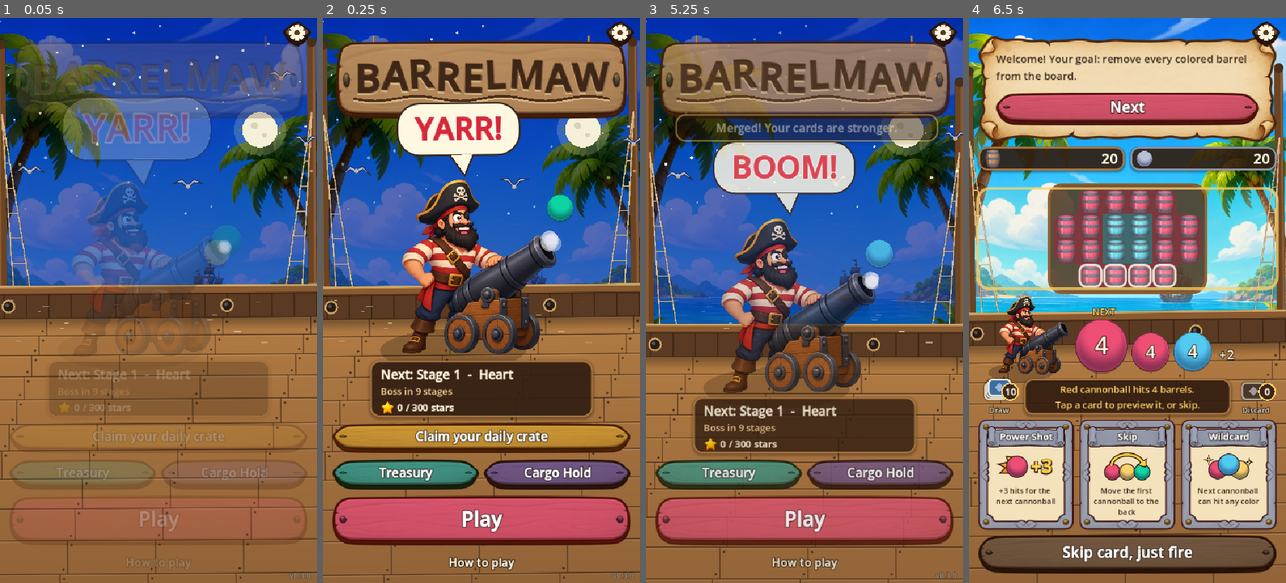
Above: before the commit, frames 1-4 (left to right).
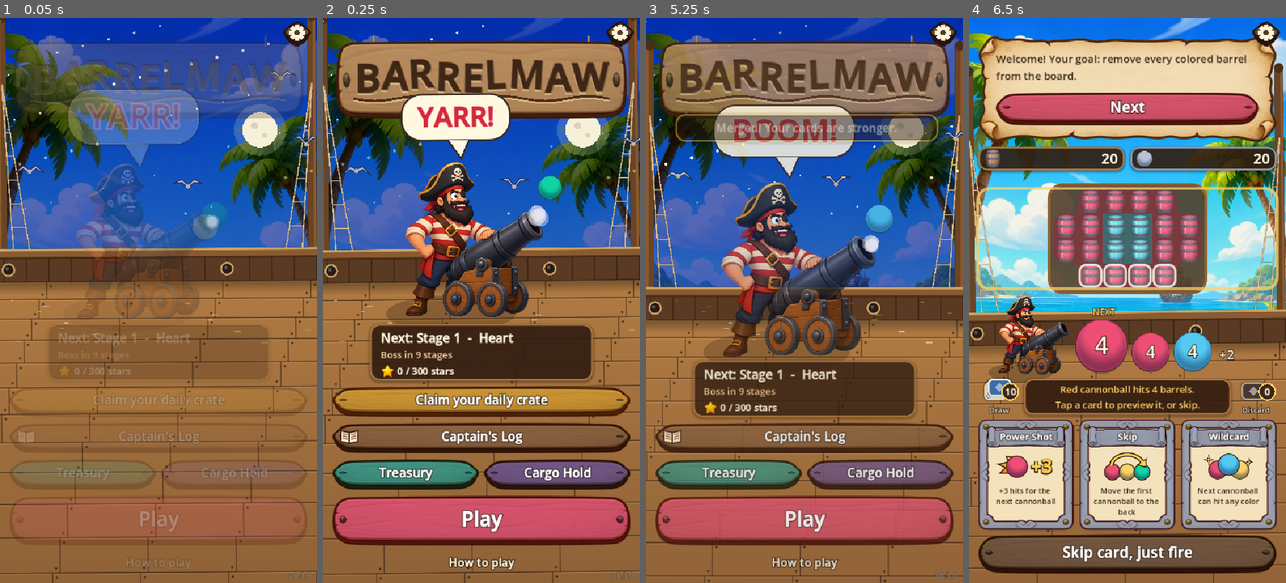
Above: after the commit, the same moments.

Repository: ihsanmahendra/barrelmaw
Game: Godot game, scene res://scenes/main.tscn
Same seed, same stepped clock (60 frames per second), same inputs: the game is played once before the commit and once after it.
Inputs (mouse positions are in pixels of both pictures, inside the frame that each line leads up to):
- Up to frame 1 (0.05 s): no input
- Up to frame 2 (0.25 s): no input
- Up to frame 3 (5.25 s): click "Claim your daily crate" at 0.5 s; tap Enter at 1.25 s; move the mouse to (874, 272) at 1.27 s; click (874, 272) at 1.42 s; drag from (741, 328) to (788, 413) at 2.02 s; click (804, 323) at 2.75 s; click "Merge all (1)" at 3.5 s; click "Back" at 4.25 s; click "Menu" at 5 s
- Up to frame 4 (6.5 s): click "Play" at 5.75 s

The runs differ from the first frame. In frame 1, 30% of the frame differs, in the area x 0-100%, y 0-100%; in frame 2, 36%; in frame 3, 35%; in frame 4, nothing differs.

Commit message:
Captain's Log: picture album with page rewards
design/gdd/album.md (design commit 7cf5814). 100 pictures on 10 pages from a new menu
button; cleared pictures show their best stars and open the stage pop-up. A cleared page
pays 100 Doubloons, a page with 30 stars an Ironbound Chest, each once and claimed by
tapping; a red dot marks a waiting reward. Existing saves can claim what they earned.
Economy effect not simulated.

Co-Authored-By: Claude Sonnet 5.5 <noreply@anthropic.com>

Diff:
--- /dev/null
+++ b/prototype/scripts/core/album.gd
@@ -0,0 +1,76 @@
+class_name Album
+extends RefCounted
+## The Captain's Log (design/gdd/album.md): the 100 pictures on 10 pages. A page with every stage cleared
+## pays Doubloons, a page with every star pays a chest; each once, claimed by tapping. Pure rules on the
+## pack state (Collection) and the best stars per stage.
+
+const PAGE_SIZE: int = 10
+const COMPLETE_DOUBLOONS: int = 100
+const MASTER_CHEST: String = "iron"  # Ironbound Chest
+const KINDS: Array = ["complete", "mastered"]
+
+
+static func pages() -> int:
+	return int(ceil(Stages.TOTAL / float(PAGE_SIZE)))
+
+
+## Stage indexes (0-based) shown on a page (0-based).
+static func stages_on(page: int) -> Array:
+	var out: Array = []
+	for i in range(page * PAGE_SIZE, mini((page + 1) * PAGE_SIZE, Stages.TOTAL)):
+		out.append(i)
+	return out
+
+
+static func cleared_count(page: int, best_stars: Array) -> int:
+	var n := 0
+	for i in stages_on(page):
+		if int(best_stars[i]) > 0:
+			n += 1
+	return n
+
+
+static func star_count(page: int, best_stars: Array) -> int:
+	var n := 0
+	for i in stages_on(page):
+		n += int(best_stars[i])
+	return n
+
+
+static func earned(page: int, kind: String, best_stars: Array) -> bool:
+	if kind == "complete":
+		return cleared_count(page, best_stars) == stages_on(page).size()
+	return star_count(page, best_stars) == stages_on(page).size() * 3
+
+
+static func key(page: int, kind: String) -> String:
+	return "album_%s_%d" % [kind, page]
+
+
+static func claimed(st: Dictionary, page: int, kind: String) -> bool:
+	return st["claimed"].has(key(page, kind))
+
+
+static func claimable(st: Dictionary, page: int, kind: String, best_stars: Array) -> bool:
+	return earned(page, kind, best_stars) and not claimed(st, page, kind)
+
+
+## True when any page has a reward waiting.
+static func waiting(st: Dictionary, best_stars: Array) -> bool:
+	for page in pages():
+		for kind in KINDS:
+			if claimable(st, page, kind, best_stars):
+				return true
+	return false
+
+
+## Pays a page reward. Returns false when it is not earned or already paid.
+static func claim(st: Dictionary, page: int, kind: String, best_stars: Array) -> bool:
+	if not claimable(st, page, kind, best_stars):
+		return false
+	st["claimed"][key(page, kind)] = true
+	if kind == "complete":
+		st["doubloons"] = int(st["doubloons"]) + COMPLETE_DOUBLOONS
+	else:
+		Packs.grant(st, MASTER_CHEST)
+	return true
--- /dev/null
+++ b/prototype/scripts/ui/album_screen.gd
@@ -0,0 +1,207 @@
+class_name AlbumScreen
+extends RefCounted
+## The Captain's Log screen: page tabs, a grid of pictures and the page rewards. The screen manager
+## (main.gd) provides the shared helpers, so `m` is left untyped on purpose.
+
+const NIGHT_PLATE := Color("22305c")
+const DAY_PLATE := Color("6b4a2f")
+
+var m  # the screen manager (main.gd)
+var page: int = 0
+
+
+func _init(main) -> void:
+	m = main
+
+
+## The page to open: the first with a reward waiting, else the one with the next stage to play.
+func default_page() -> int:
+	var stars := SaveData.best_stars()
+	for p in Album.pages():
+		for kind in Album.KINDS:
+			if Album.claimable(SaveData.pack_state(), p, kind, stars):
+				return p
+	return SaveData.highest_unlocked() / Album.PAGE_SIZE
+
+
+func show(p: int = -1) -> void:
+	page = default_page() if p < 0 else clampi(p, 0, Album.pages() - 1)
+	var stars := SaveData.best_stars()
+	var box: VBoxContainer = m._new_screen(6)
+	var ribbon := RibbonLabel.new("Captain's Log", 38)
+	ribbon.custom_minimum_size = Vector2(0, 84)
+	box.add_child(ribbon)
+	box.add_child(_tabs(stars))
+
+	var panel := PanelContainer.new()
+	panel.add_theme_stylebox_override("panel", UiKit.parchment_style())
+	panel.size_flags_vertical = Control.SIZE_EXPAND_FILL
+	box.add_child(panel)
+	var inner := VBoxContainer.new()
+	inner.add_theme_constant_override("separation", 6)
+	panel.add_child(inner)
+	var first: int = Album.stages_on(page)[0]
+	inner.add_child(m._label("Page %d - stages %d to %d" % [page + 1, first + 1, first + Album.stages_on(page).size()], 20, UiKit.INK, HORIZONTAL_ALIGNMENT_CENTER, true, false))
+	var scroll := DragScroll.new()
+	scroll.size_flags_vertical = Control.SIZE_EXPAND_FILL
+	scroll.custom_minimum_size = Vector2(0, 150)
+	inner.add_child(scroll)
+	var grid := GridContainer.new()
+	grid.columns = 3
+	grid.size_flags_horizontal = Control.SIZE_EXPAND_FILL
+	grid.add_theme_constant_override("h_separation", 8)
+	grid.add_theme_constant_override("v_separation", 8)
+	scroll.add_child(grid)
+	for i in Album.stages_on(page):
+		grid.add_child(_tile(i, int(stars[i])))
+	scroll.wire(grid)
+
+	box.add_child(_rewards(stars))
+	var back: Button = m._button("Back", m.show_menu, m.WOOD)
+	back.size_flags_horizontal = Control.SIZE_SHRINK_CENTER
+	back.custom_minimum_size = Vector2(240, 54)
+	box.add_child(back)
+
+
+func _tabs(stars: Array) -> HBoxContainer:
+	var row := HBoxContainer.new()
+	row.add_theme_constant_override("separation", 4)
+	for p in Album.pages():
+		var b := Button.new()
+		b.text = str(p + 1)
+		b.focus_mode = Control.FOCUS_NONE
+		b.size_flags_horizontal = Control.SIZE_EXPAND_FILL
+		b.custom_minimum_size = Vector2(0, 46)
+		b.add_theme_font_override("font", UiKit.bold_font())
+		b.add_theme_font_size_override("font_size", 18)
+		var fill := Color("ef476f") if p == page else (NIGHT_PLATE if p * Album.PAGE_SIZE >= Stages.NIGHT_START else DAY_PLATE)
+		var sb := UiKit.panel_style(fill, Color.WHITE if p == page else Color("3a1f12"), 3, 10)
+		for state in ["normal", "hover", "pressed", "focus"]:
+			b.add_theme_stylebox_override(state, sb)
+		for state in ["font_color", "font_hover_color", "font_pressed_color"]:
+			b.add_theme_color_override(state, UiKit.CREAM)
+		b.pressed.connect(func() -> void:
+			m.sfx.play("click")
+			show(p))
+		for kind in Album.KINDS:
+			if Album.claimable(SaveData.pack_state(), p, kind, stars):
+				m._add_red_dot(b)
+				break
+		row.add_child(b)
+	return row
+
+
+## One picture: shown in color with its best stars once cleared, else a dark silhouette.
+func _tile(index: int, best: int) -> Button:
+	var b := Button.new()
+	b.focus_mode = Control.FOCUS_NONE
+	b.custom_minimum_size = Vector2(0, 112)  # ten pictures fit a 540 x 960 screen
+	b.size_flags_horizontal = Control.SIZE_EXPAND_FILL
+	for state in ["normal", "hover", "pressed", "disabled", "focus"]:
+		b.add_theme_stylebox_override(state, StyleBoxEmpty.new())
+	b.set_meta("stage", index)
+	b.set_meta("stars", best)
+	b.draw.connect(_draw_tile.bind(b, index, best))
+	b.pressed.connect(func() -> void:
+		if best > 0:
+			m.sfx.play("click", 1.1)
+			m._open_popup(index)
+		else:
+			m.sfx.play("click", 0.6)
+			m._toast("Clear stage %d to add its picture." % (index + 1)))
+	return b
+
+
+func _draw_tile(b: Button, index: int, best: int) -> void:
+	var night := Stages.is_night(index)
+	var cleared := best > 0
+	var sb := StyleBoxFlat.new()
+	if night:
+		sb.bg_color = NIGHT_PLATE if cleared else Color(0.13, 0.18, 0.36, 0.45)
+	else:
+		sb.bg_color = Color("fbf0d4") if cleared else Color(0.55, 0.4, 0.25, 0.22)
+	sb.set_corner_radius_all(12)
+	sb.set_border_width_all(5 if best == 3 else 3)
+	sb.border_color = Color("e0a020") if best == 3 else (Color("8a5a30") if cleared else Color(0.45, 0.32, 0.2, 0.5))
+	b.draw_style_box(sb, Rect2(Vector2.ZERO, b.size))
+	var rows: Array = Stages.picture(index)["rows"]
+	var w := 0
+	for r in rows:
+		w = maxi(w, String(r).length())
+	var area := Vector2(b.size.x - 20.0, 54.0)
+	var cs := minf(area.x / w, area.y / rows.size())
+	var origin := Vector2((b.size.x - w * cs) / 2.0, 8.0 + (area.y - rows.size() * cs) / 2.0)
+	var shadow := Color(0.7, 0.75, 0.9, 0.28) if night else Color(0.27, 0.19, 0.13, 0.7)
+	for y in rows.size():
+		for x in String(rows[y]).length():
+			var ch := String(rows[y])[x]
+			if ch == ".":
+				continue
+			var col := GameData.color_of(ch) if cleared else shadow
+			b.draw_rect(Rect2(origin + Vector2(x, y) * cs, Vector2(cs, cs)).grow(-0.5), col)
+	var font := UiKit.bold_font()
+	var ink := UiKit.CREAM if night else UiKit.INK
+	var name: String = String(Stages.picture(index)["name"]) if cleared else "Stage %d" % (index + 1)
+	var fs := 15
+	while font.get_string_size(name, HORIZONTAL_ALIGNMENT_LEFT, -1, fs).x > b.size.x - 12.0 and fs > 10:
+		fs -= 1
+	var tw := font.get_string_size(name, HORIZONTAL_ALIGNMENT_LEFT, -1, fs).x
+	b.draw_string(font, Vector2((b.size.x - tw) / 2.0, 79.0), name, HORIZONTAL_ALIGNMENT_LEFT, -1, fs, ink)
+	if cleared:
+		for k in 3:
+			var at := Vector2(b.size.x / 2.0 + (k - 1) * 24.0, 96.0)
+			if k < best:
+				UiKit.draw_star(b, at, 10.0, UiKit.GOLD, Color("a8651a"))
+			else:
+				UiKit.draw_star(b, at, 10.0, Color(0.15, 0.1, 0.07, 0.55), Color(0.55, 0.45, 0.3, 0.8))
+	else:
+		var note := "not cleared"
+		var nw := font.get_string_size(note, HORIZONTAL_ALIGNMENT_LEFT, -1, 13).x
+		b.draw_string(font, Vector2((b.size.x - nw) / 2.0, 98.0), note, HORIZONTAL_ALIGNMENT_LEFT, -1, 13, Color(ink, 0.75))
+
+
+## The page's two rewards: progress, or a button to claim.
+func _rewards(stars: Array) -> PanelContainer:
+	var plate := PanelContainer.new()
+	plate.add_theme_stylebox_override("panel", UiKit.panel_style(Color(0.2, 0.12, 0.07, 0.94), Color("a8743f"), 3, 14))
+	var rows := VBoxContainer.new()
+	rows.add_theme_constant_override("separation", 6)
+	plate.add_child(rows)
+	var total: int = Album.stages_on(page).size()
+	rows.add_child(_reward_row("complete", "Page cleared %d / %d" % [Album.cleared_count(page, stars), total],
+		"%d Doubloons" % Album.COMPLETE_DOUBLOONS, Album.cleared_count(page, stars) / float(total), stars))
+	rows.add_child(_reward_row("mastered", "Stars %d / %d" % [Album.star_count(page, stars), total * 3],
+		str(PackConfig.chest(Album.MASTER_CHEST)["name"]), Album.star_count(page, stars) / float(total * 3), stars))
+	return plate
+
+
+func _reward_row(kind: String, progress_text: String, prize: String, fraction: float, stars: Array) -> Control:
+	var st := SaveData.pack_state()
+	if Album.claimable(st, page, kind, stars):
+		var claim: Button = m._button("Claim: %s" % prize, func() -> void: _claim(kind), Color("2a9d8f"))
+		claim.custom_minimum_size = Vector2(0, 44)
+		claim.add_theme_font_size_override("font_size", 19)
+		claim.name = "claim_%s" % kind
+		return claim
+	var row := Control.new()
+	row.custom_minimum_size = Vector2(0, 34)
+	var done := Album.claimed(st, page, kind)
+	row.draw.connect(func() -> void:
+		var font := UiKit.bold_font()
+		row.draw_string(font, Vector2(4, 17), progress_text, HORIZONTAL_ALIGNMENT_LEFT, -1, 15, UiKit.CREAM)
+		var right := "claimed" if done else prize
+		var tw := font.get_string_size(right, HORIZONTAL_ALIGNMENT_LEFT, -1, 15).x
+		row.draw_string(font, Vector2(row.size.x - tw - 4.0, 17), right, HORIZONTAL_ALIGNMENT_LEFT, -1, 15, UiKit.GOLD)
+		var bar := Rect2(Vector2(4, 24), Vector2(row.size.x - 8.0, 8.0))
+		row.draw_rect(bar, Color(0, 0, 0, 0.5))
+		row.draw_rect(Rect2(bar.position, Vector2(bar.size.x * clampf(fraction, 0.0, 1.0), bar.size.y)), Color("ffd166")))
+	return row
+
+
+func _claim(kind: String) -> void:
+	if not Album.claim(SaveData.pack_state(), page, kind, SaveData.best_stars()):
+		return
+	SaveData.save()
+	m.sfx.play("reward")
+	show(page)
+	m._toast("+%d Doubloons" % Album.COMPLETE_DOUBLOONS if kind == "complete" else "%s added to the Treasury" % PackConfig.chest(Album.MASTER_CHEST)["name"], 2.0)
--- a/prototype/scripts/ui/main.gd
+++ b/prototype/scripts/ui/main.gd
@@ -68,6 +68,7 @@
 var _menu_stage: PirateStage
 var packs: PackScreens  # Treasury, chest opening, Cargo Hold, Port Market
 var daily: DailyScreens
+var album: AlbumScreen  # Captain's Log
 var _daily_date: String = ""  # set while a Daily Haul battle is on the screen (the date it belongs to)
 var _last_rewards: Dictionary = {}  # what the latest win paid (Doubloons and chests), for the results screen
 var screen: Control
@@ -110,6 +111,7 @@
 	_make_mute_button()
 	packs = PackScreens.new(self)
 	daily = DailyScreens.new(self)
+	album = AlbumScreen.new(self)
 	var args := OS.get_cmdline_user_args()
 	for a in args:  # debug: --safe=left,top,right,bottom pretends the phone keeps that space (viewport units)
 		if a.begins_with("--safe="):
@@ -154,7 +156,13 @@
 		_begin_stage(1, Stages.deck_for(1))
 		print("GIFTPLAY second stage deck=", _stage_deck.size(), " base=", Stages.deck_for(1).size())
 		return
-	if args.has("--daily"):  # debug: today's Daily Haul screen
+	if args.has("--album"):  # debug: the Captain's Log (--page=N picks a page)
+		var p := -1
+		for a in args:
+			if a.begins_with("--page="):
+				p = int(a.get_slice("=", 1)) - 1
+		album.show(p)
+	elif args.has("--daily"):  # debug: today's Daily Haul screen
 		daily.show_start()
 	elif args.has("--daily-result"):  # debug: a finished Daily Haul score
 		var made := {"won": true, "turns": DailyHaul.par(SaveData.today()) + 2, "hits": 3}
@@ -727,7 +735,8 @@
 	_sync_menu_deck()
 
 
-## Row of the menu's extra places (Daily Haul, once it is open), with a red dot when something waits.
+## Row of the menu's extra places (Daily Haul once it is open, and the Captain's Log), with a red dot when
+## something waits.
 func _menu_features() -> HBoxContainer:
 	var row := HBoxContainer.new()
 	row.add_theme_constant_override("separation", 8)
@@ -741,6 +750,18 @@
 		if entry.is_empty() or not bool(entry["paid"]):
 			_add_red_dot(haul)
 		row.add_child(haul)
+	var log_btn := _button("Captain's Log", func() -> void: album.show(), Color("8a5a30"))
+	FeatureArt.add_icon(log_btn, FeatureArt.draw_log_icon, 30.0)
+	log_btn.size_flags_horizontal = Control.SIZE_EXPAND_FILL
+	log_btn.custom_minimum_size = Vector2(0, 52)
+	log_btn.add_theme_font_size_override("font_size", 21)
+	if Album.waiting(SaveData.pack_state(), SaveData.best_stars()):
+		_add_red_dot(log_btn)
+	row.add_child(log_btn)
+	if row.get_child_count() == 2:  # two buttons side by side: keep the words clear of the pictures
+		for b in row.get_children():
+			b.add_theme_font_size_override("font_size", 18)
+			(b as Button).alignment = HORIZONTAL_ALIGNMENT_RIGHT
 	return row
 
 
--- a/prototype/tests/feature_tests.gd
+++ b/prototype/tests/feature_tests.gd
@@ -19,6 +19,7 @@
 	test_combo()
 	test_daily()
 	test_boss_rules()
+	test_album()
 	SaveData.reset()
 	DirAccess.remove_absolute(ProjectSettings.globalize_path(SaveData.path))
 	SaveData.path = path
@@ -176,3 +177,29 @@
 	win.queue = [{"color": "R", "ammo": 1, "wild": true}, {"color": "R", "ammo": 1}]
 	win.fire()
 	check(win.won and win.strike_last.is_empty(), "no strike after the winning shot")
+
+
+## design/gdd/album.md section 8.
+func test_album() -> void:
+	SaveData.reset()
+	check(Album.pages() == 10 and Album.stages_on(0).size() == 10 and Album.stages_on(9)[9] == 99, "ten pages of ten")
+	check(not Album.waiting(SaveData.pack_state(), SaveData.best_stars()), "nothing waits on a new save")
+	for i in 9:
+		SaveData.record(i, 3)
+	check(Album.cleared_count(0, SaveData.best_stars()) == 9 and Album.star_count(0, SaveData.best_stars()) == 27, "cleared stages count with their stars")
+	check(not Album.claim(SaveData.pack_state(), 0, "complete", SaveData.best_stars()), "nine of ten pays nothing")
+	SaveData.record(9, 2)
+	var st := SaveData.pack_state()
+	var gold := int(st["doubloons"])
+	check(Album.claimable(st, 0, "complete", SaveData.best_stars()) and not Album.claimable(st, 0, "mastered", SaveData.best_stars()), "complete, not mastered")
+	check(Album.claim(st, 0, "complete", SaveData.best_stars()) and int(st["doubloons"]) == gold + 100, "complete pays 100 Doubloons")
+	SaveData.record(9, 3)
+	var chests := Packs.count(st, "iron")
+	check(Album.claim(st, 0, "mastered", SaveData.best_stars()) and Packs.count(st, "iron") == chests + 1, "mastery pays an Ironbound Chest")
+	SaveData.save()
+	SaveData.reload_from_disk()
+	st = SaveData.pack_state()
+	check(not Album.claim(st, 0, "complete", SaveData.best_stars()) and not Album.claim(st, 0, "mastered", SaveData.best_stars()), "each reward is paid once, also after reload")
+	SaveData.set_debug_unlock(true)
+	check(not Album.earned(1, "complete", SaveData.best_stars()), "debug mode completes no page")
+	SaveData.set_debug_unlock(false)
--- a/prototype/tests/layout_test.gd
+++ b/prototype/tests/layout_test.gd
@@ -246,6 +246,9 @@
 		main._intro_closed.emit()
 		await _frames(2)
 	await _screen("boss battle", func() -> void: main._begin_stage(39, Stages.deck_for(39)), 120)  # the deal has to finish
+	await _screen("captain's log", func() -> void: main.album.show(0), 14)
+	_check_paper_margins("captain's log", [main.screen])
+	await _screen("captain's log night page", func() -> void: main.album.show(7), 14)
 	await _screen("daily haul", func() -> void: main.daily.show_start(), 14)
 	_check_paper_margins("daily haul", [main.screen])
 	await _screen("daily result", func() -> void:
--- a/prototype/tests/screens_smoke.gd
+++ b/prototype/tests/screens_smoke.gd
@@ -88,6 +88,7 @@
 	await _last_shot(main)
 	await _daily(main)
 	await _boss(main)
+	await _album(main)
 	DirAccess.remove_absolute(ProjectSettings.globalize_path("user://smoke_save.cfg"))
 	print("Screens smoke test failures: ", failures)
 	quit(1 if failures > 0 else 0)
@@ -106,6 +107,32 @@
 	b.over = true
 	main.busy = true
 	main._on_battle_over()
+
+
+## Captain's Log: every page builds, a cleared picture opens the stage pop-up, a reward is claimed once.
+func _album(main: Control) -> void:
+	for p in Album.pages():
+		main.album.show(p)
+		await process_frame
+	main.album.show(0)
+	await process_frame
+	var tiles: Array = main.screen.find_children("*", "Button", true, false).filter(func(n): return n.has_meta("stage"))
+	check(tiles.size() == 10 and int(tiles[0].get_meta("stars")) == SaveData.stars(0), "page 1 shows ten pictures with their stars")
+	tiles[0].pressed.emit()
+	await process_frame
+	check(main.popup != null, "a cleared picture opens the stage pop-up")
+	main._close_popup()
+	var gold := int(SaveData.pack_state()["doubloons"])
+	var claim: Node = main.screen.find_child("claim_complete", true, false)
+	check(claim != null, "a full page offers its reward")
+	if claim != null:
+		claim.pressed.emit()
+		await process_frame
+		await process_frame
+		check(int(SaveData.pack_state()["doubloons"]) == gold + Album.COMPLETE_DOUBLOONS, "claiming pays 100")
+		check(main.screen.find_child("claim_complete", true, false) == null, "and only once")
+	main.show_menu()
+	await process_frame
 
 
 ## Boss stage: explanation once, the bar, and a strike after the third shot.
Not shown, added: prototype/scripts/core/album.gd.uid
Not shown, added: prototype/scripts/ui/album_screen.gd.uid
